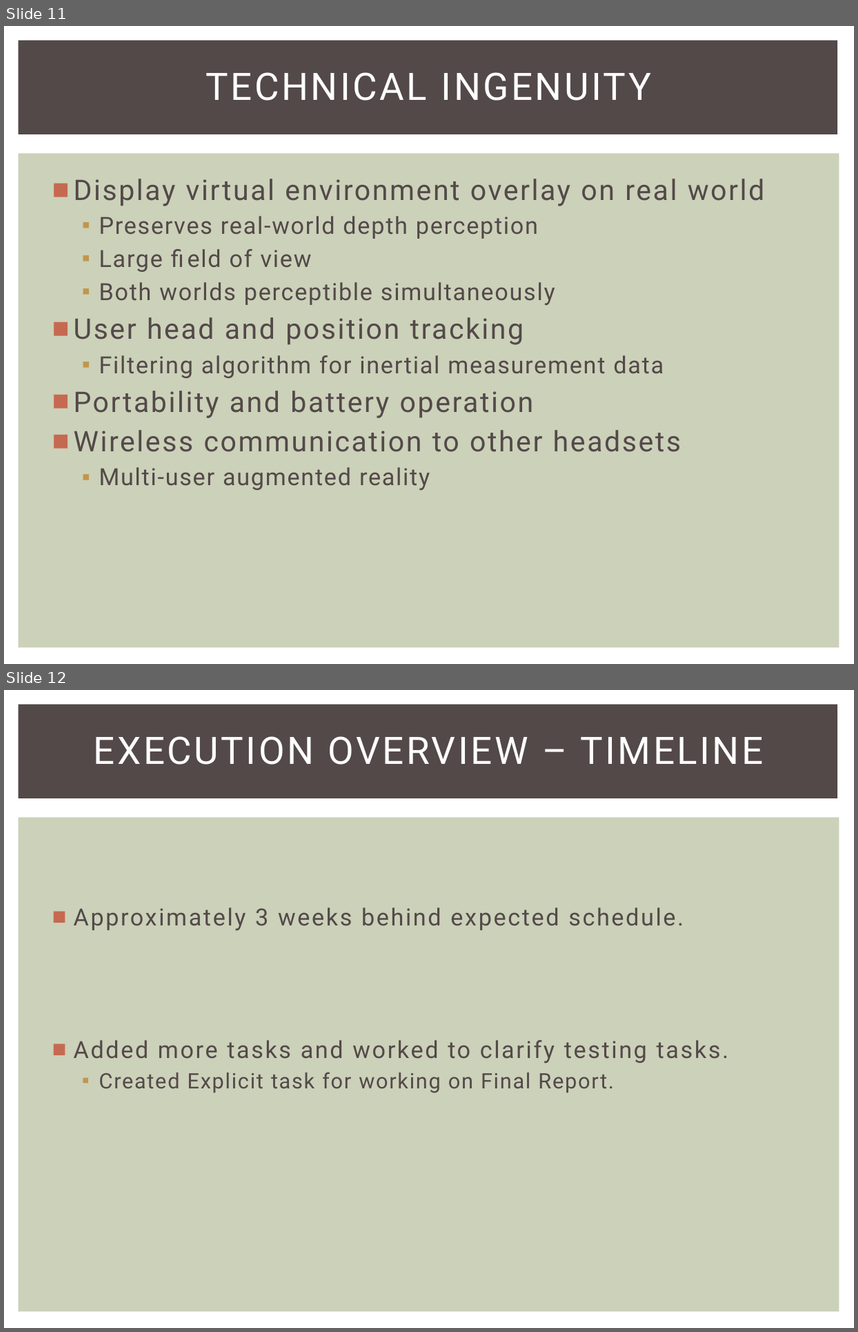
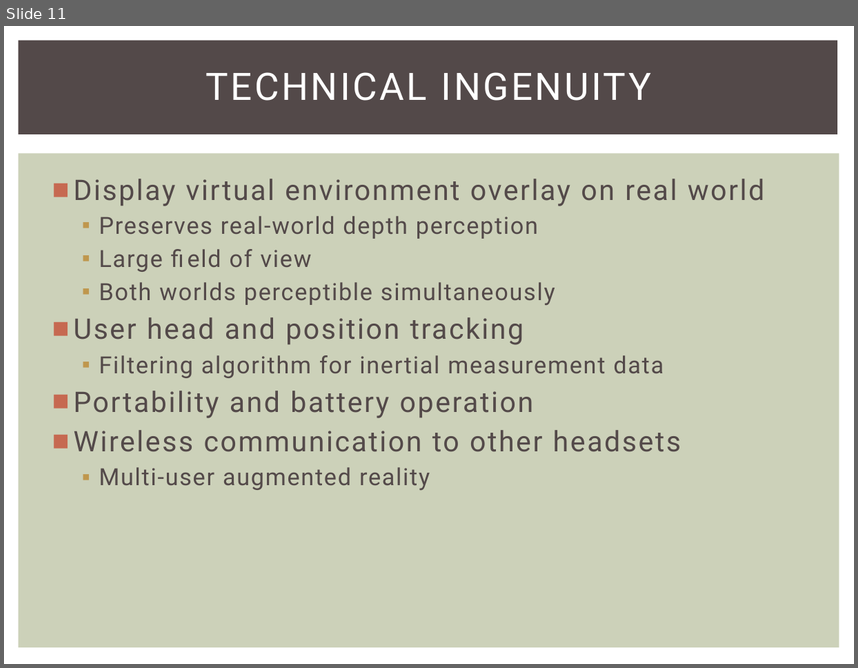
Before and after one commit to snowpuppy/augreality, a slide deck: doc/AugRealityMidReview.pptx. Shown one above the other, each under a label of ours: slides 11 and 12 before the commit, slide 11 after it. The pictures are 858x1332 and 858x668 pixels, drawn with LibreOffice and Linux fonts; fonts in the diff are those of the drawing. Boxes give left, top, right and bottom in pixels: in the first picture for what was removed or moved away, otherwise in the second. Text is boxed around its words. In the diff, an @@ line names an element or a change of style, - is before the commit and + after.

```diff
--- a/doc/AugRealityMidReview.pptx
+++ b/doc/AugRealityMidReview.pptx
@@ slide 12 removed at <box>4,690,854,1328</box>, background #FFFFFF; not listed: 2 template elements that a slide beside it also shows @@
@@ title removed at <box>94,736,763,765</box> @@
-EXECUTION OVERVIEW – TIMELINE
@@ text removed at <box>74,907,728,1093</box> @@
-■ Approximately 3 weeks behind expected schedule.
-■ Added more tasks and worked to clarify testing tasks.
-  ▪ Created Explicit task for working on Final Report.
```
Also in this commit, not shown: 4 slides changed.
